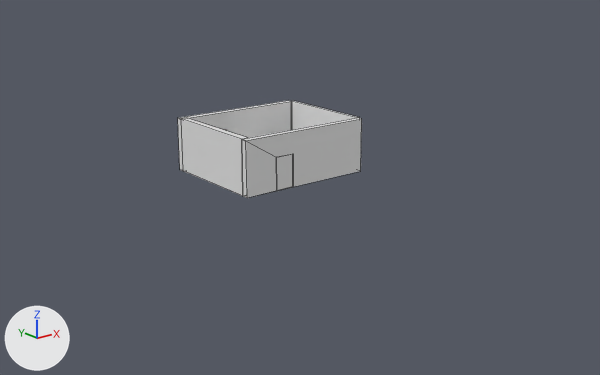
An edit to the Blender file Mapa/room.blend, drawn before and after from the same camera.
Both versions are drawn from a camera (50 mm lens) standing at (-4.76, -6.69, 2.41) and looking at (0.13, -0.59, -0.03). The lights are fixed; the arrows at lower left show +X, +Y and +Z. The picture after the commit comes second. Mesh edges are drawn as thin lines on the coarser meshes.

Objects in the first picture: 'ParedeDeTras', 'PortaEsquerda', 'parede', 'parede direita', 'paredeEsquerda'.
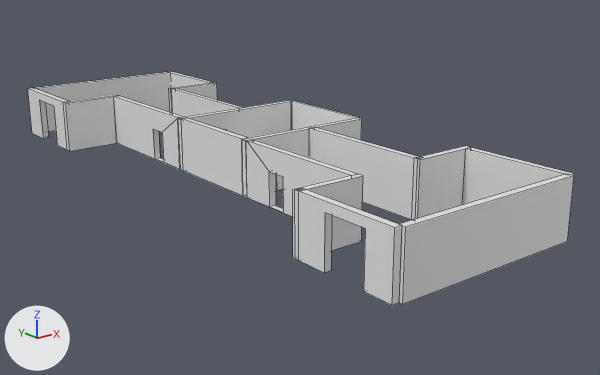
Location of each change, (x1, y1, x2, y2) in pixels of the pictures (600 x 375 px):
'parede.010', added
    after: (399, 174, 574, 304)
'parede', reshaped, moved (6% shorter)
    before: (181, 118, 247, 196)
    after: (114, 96, 182, 169)
'parede.011', added
    after: (296, 188, 402, 305)
'parede.003', added
    after: (310, 128, 422, 220)
'parede.002', added
    after: (246, 139, 357, 217)
'parede.012', added
    after: (463, 148, 574, 205)
'parede.009', added
    after: (35, 72, 170, 132)
'parede.013', added
    after: (416, 146, 471, 219)
'parede.005', added
    after: (63, 95, 118, 151)
'parede.014', added
    after: (293, 174, 363, 261)
'parede.008', added
    after: (28, 88, 68, 150)
'parede.004', added
    after: (171, 88, 244, 117)
'parede.006', added
    after: (169, 82, 217, 113)
'parede.007', added
    after: (169, 72, 212, 88)
'parede direita', unchanged, covered by the edit
    both: (242, 118, 362, 198)
'parede.001', unchanged, uncovered by the edit
    after: (181, 118, 247, 196)

What changed in the scene script:
```text
Add me_cube_005:
    me_cube_005.from_pydata(...)  # 16 vertices, 12 faces; spans x -2.62..3.22, y -0.89..-0.61, z -1.24..1.0
    me_cube_005.materials.append(mat_parede_001)  # its picture is missing
Change ob_parede:
    ob_parede: bpy.data.objects.new('parede', me_cube_013) -> bpy.data.objects.new('parede', me_cube_005)
    ob_parede.location: (-0.778, -0.056, 0.358) -> (-0.779, 1.028, 0.358)
Add ob_parede_014:
    ob_parede_014 = bpy.data.objects.new('parede.014', me_cube_034)  # a box spanning x -3.45..-0.82, y -0.89..-0.61, z -1.24..1.0; in mat_parede_015 (its picture is missing)
    ob_parede_014.location = (-0.373, -2.016, 0.358)
    ob_parede_014.scale = (0.239, 0.239, 0.239)
Add ob_parede_013:
    ob_parede_013 = bpy.data.objects.new('parede.013', me_cube_033)  # a box spanning x -3.45..-0.82, y -0.89..-0.61, z -1.24..1.0; in mat_parede_014 (its picture is missing)
    ob_parede_013.location = (0.937, -1.97, 0.358)
    ob_parede_013.scale = (0.239, 0.239, 0.239)
Add ob_parede_012:
    ob_parede_012 = bpy.data.objects.new('parede.012', me_cube_032)  # a box spanning x -4.18..0.09, y -0.89..-0.61, z -1.24..1.0; in mat_parede_013 (its picture is missing)
    ob_parede_012.location = (0.525, -2.203, 0.358)
    ob_parede_012.rotation_euler = (0.0, 0.0, 1.571)  # degrees (0, 0, 90)
    ob_parede_012.scale = (0.239, 0.239, 0.239)
Add ob_parede_011:
    ob_parede_011 = bpy.data.objects.new('parede.011', me_cube_031)  # 16 vertices, 10 faces; spans x -4.18..0.07, y -0.89..-0.61, z -1.24..1.0; in mat_parede_012 (its picture is missing)
    ob_parede_011.location = (-1.345, -2.203, 0.358)
    ob_parede_011.rotation_euler = (0.0, 0.0, 1.571)  # degrees (0, 0, 90)
    ob_parede_011.scale = (0.239, 0.239, 0.239)
Add ob_parede_010:
    ob_parede_010 = bpy.data.objects.new('parede.010', me_cube_030)  # a box spanning x -4.18..3.44, y -0.89..-0.61, z -1.24..1.0; in mat_parede_011 (its picture is missing)
    ob_parede_010.location = (-0.312, -3.382, 0.358)
    ob_parede_010.rotation_euler = (0.0, 0.0, 3.142)  # degrees (0, 0, 180)
    ob_parede_010.scale = (0.239, 0.239, 0.239)
Add ob_parede_009:
    ob_parede_009 = bpy.data.objects.new('parede.009', me_cube_027)  # a box spanning x -4.18..3.44, y -0.89..-0.61, z -1.24..1.0; in mat_parede_009 (its picture is missing)
    ob_parede_009.location = (-0.312, 2.674, 0.358)
    ob_parede_009.rotation_euler = (0.0, 0.0, 3.142)  # degrees (0, 0, 180)
    ob_parede_009.scale = (0.239, 0.239, 0.239)
Add ob_parede_008:
    ob_parede_008 = bpy.data.objects.new('parede.008', me_cube_026)  # 16 vertices, 10 faces; spans x -4.18..0.07, y -0.89..-0.61, z -1.24..1.0; in mat_parede_008 (its picture is missing)
    ob_parede_008.location = (-1.345, 2.863, 0.358)
    ob_parede_008.rotation_euler = (0.0, 0.0, 1.571)  # degrees (0, 0, 90)
    ob_parede_008.scale = (0.239, 0.239, 0.239)
Add ob_parede_007:
    ob_parede_007 = bpy.data.objects.new('parede.007', me_cube_025)  # a box spanning x -4.18..0.09, y -0.89..-0.61, z -1.24..1.0; in mat_parede_007 (its picture is missing)
    ob_parede_007.location = (0.525, 2.863, 0.358)
    ob_parede_007.rotation_euler = (0.0, 0.0, 1.571)  # degrees (0, 0, 90)
    ob_parede_007.scale = (0.239, 0.239, 0.239)
Add ob_parede_006:
    ob_parede_006 = bpy.data.objects.new('parede.006', me_cube_024)  # a box spanning x -3.45..-0.82, y -0.89..-0.61, z -1.24..1.0; in mat_parede_006 (its picture is missing)
    ob_parede_006.location = (0.937, 2.011, 0.358)
    ob_parede_006.scale = (0.239, 0.239, 0.239)
Add ob_parede_005:
    ob_parede_005 = bpy.data.objects.new('parede.005', me_cube_017)  # a box spanning x -3.45..-0.82, y -0.89..-0.61, z -1.24..1.0; in mat_parede_005 (its picture is missing)
    ob_parede_005.location = (-0.373, 2.011, 0.358)
    ob_parede_005.scale = (0.239, 0.239, 0.239)
Add ob_parede_004:
    ob_parede_004 = bpy.data.objects.new('parede.004', me_cube_008)  # a box spanning x -4.18..1.69, y -0.89..-0.61, z -1.24..1.0; in mat_parede_004 (its picture is missing)
    ob_parede_004.location = (-0.044, 1.4, 0.358)
    ob_parede_004.rotation_euler = (0.0, 0.0, 1.571)  # degrees (0, 0, 90)
    ob_parede_004.scale = (0.239, 0.239, 0.239)
Add ob_parede_003:
    ob_parede_003 = bpy.data.objects.new('parede.003', me_cube_007)  # a box spanning x -4.18..1.69, y -0.89..-0.61, z -1.24..1.0; in mat_parede_003 (its picture is missing)
    ob_parede_003.location = (-0.044, -1.162, 0.358)
    ob_parede_003.rotation_euler = (0.0, 0.0, 1.571)  # degrees (0, 0, 90)
    ob_parede_003.scale = (0.239, 0.239, 0.239)
Add ob_parede_002:
    ob_parede_002 = bpy.data.objects.new('parede.002', me_cube_006)  # 16 vertices, 12 faces; spans x -2.62..3.22, y -0.89..-0.61, z -1.24..1.0; in mat_parede_002 (its picture is missing)
    ob_parede_002.location = (-0.42, -1.397, 0.358)
    ob_parede_002.rotation_euler = (0.0, 0.0, -1.571)  # degrees (0, 0, -90)
    ob_parede_002.scale = (0.239, 0.239, 0.239)
```
